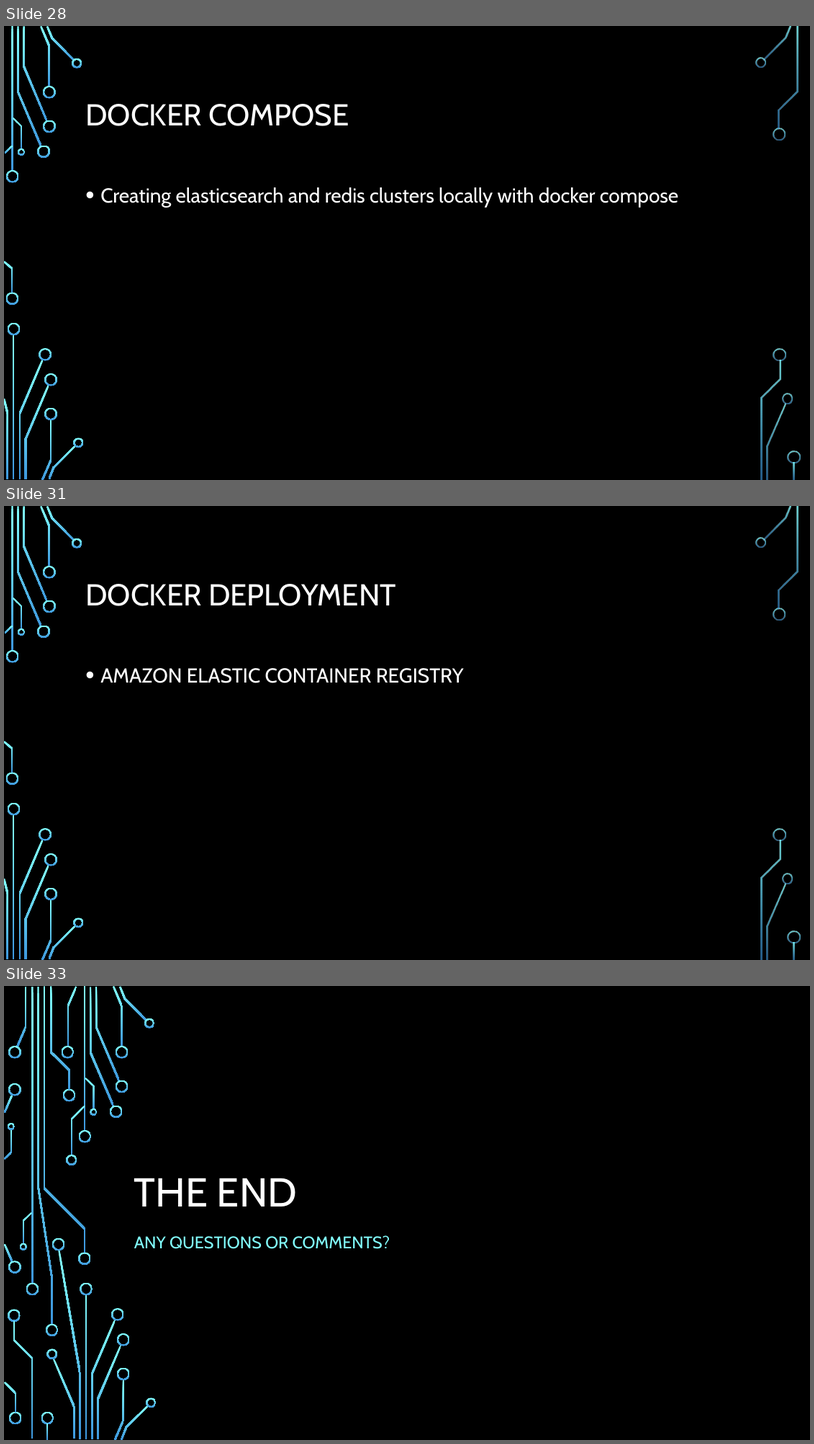
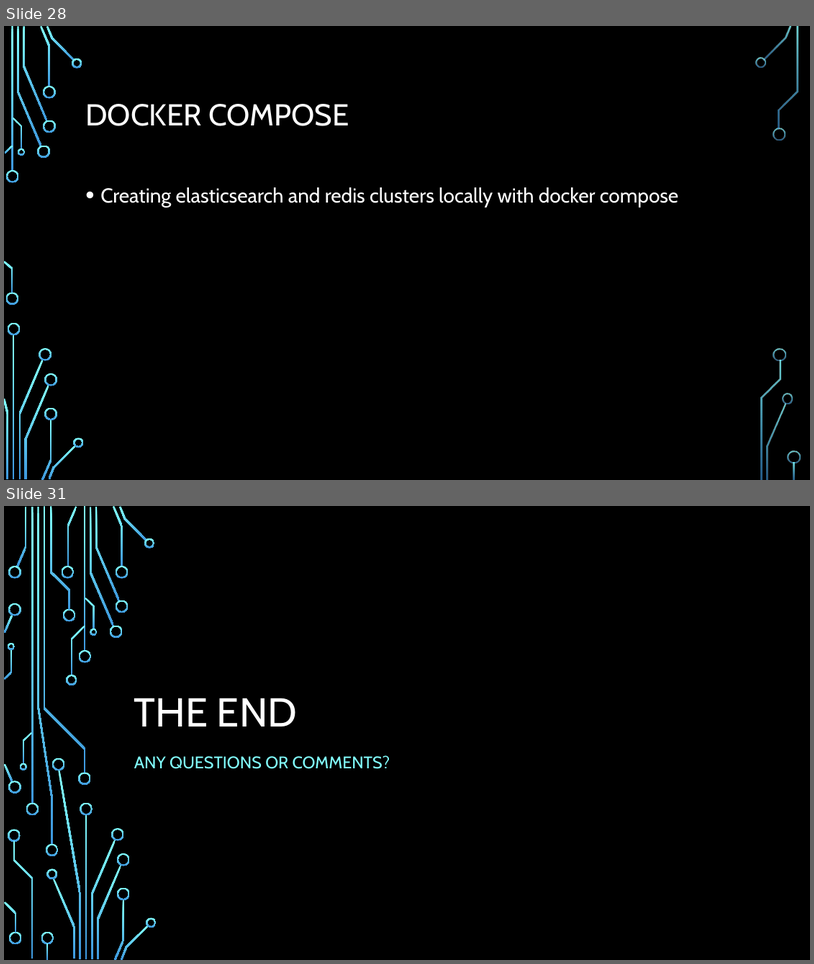
Before and after one commit to ksalihcavusoglu/nurddockertraining, a slide deck: DOCKER 101.pptx. Shown one above the other, each under a label of ours: slides 28, 31 and 33 before the commit, slides 28 and 31 after it; the slides between them are not shown. The pictures are 814x1444 and 814x964 pixels, drawn with LibreOffice and Linux fonts; fonts in the diff are those of the drawing; background and template pictures are left out. Boxes give left, top, right and bottom in pixels: in the first picture for what was removed or moved away, otherwise in the second. Text is boxed around its words. In the diff, an @@ line names an element or a change of style, - is before the commit and + after.

```diff
--- a/DOCKER 101.pptx
+++ b/DOCKER 101.pptx
@@ slide 31 removed at (4, 506, 810, 960), background picture (left out); not listed: 36 template elements that a slide beside it also shows @@
@@ title removed at (85, 584, 396, 606) @@
-DOCKER DEPLOYMENT
@@ text removed at (100, 668, 464, 683) @@
-• AMAZON ELASTIC CONTAINER REGISTRY
@@ what was slide 33 is now slide 31 @@
```
Also in this commit, not shown: 2 slides changed, 1 other slide removed, 3 other files.
